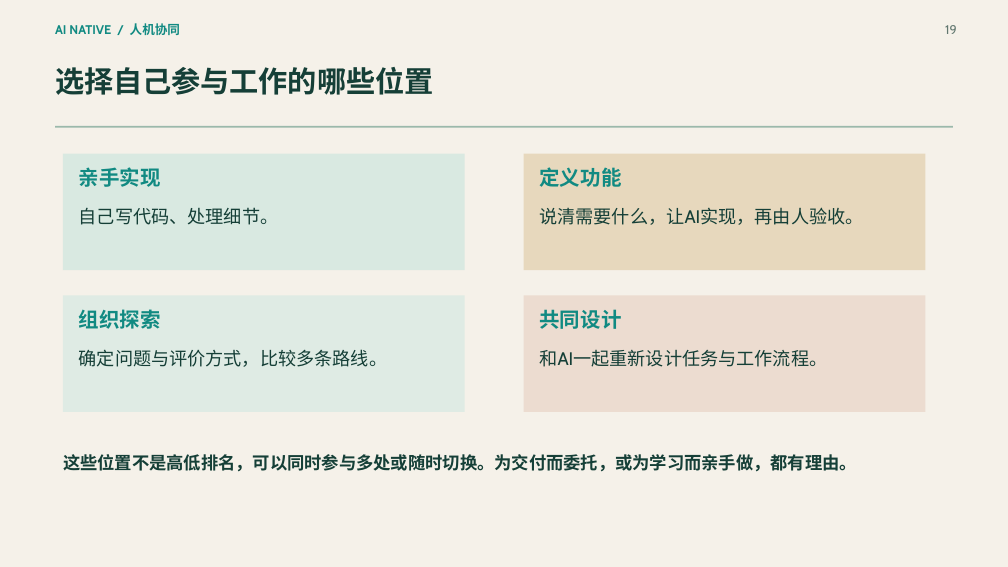
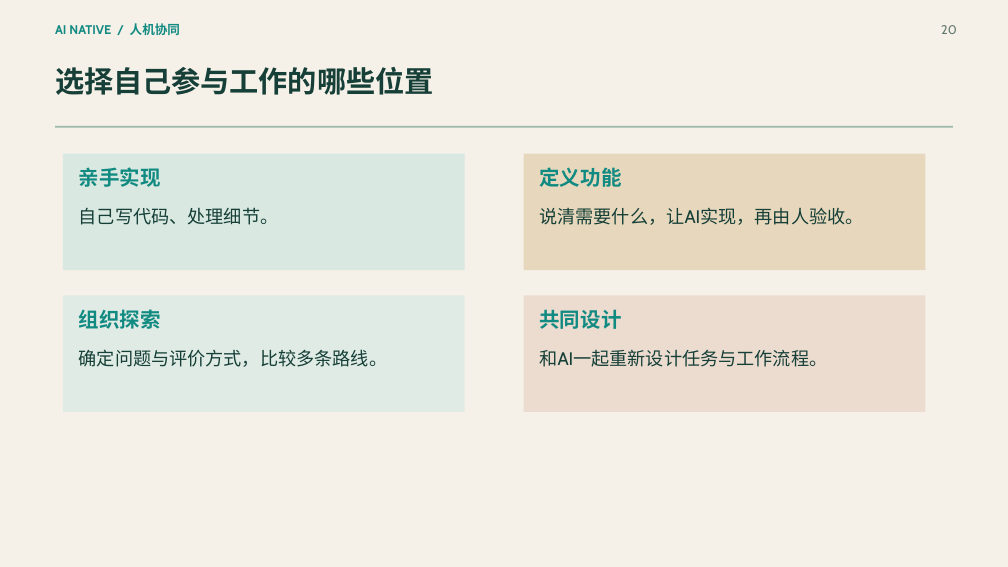
Before and after one commit to haoyanzhen/AIReports, a slide deck: slide 20 of AI native 人机协同与个人工作流｜主线重制版.pptx (slide 19 before the commit). Drawn at 1008x567 pixels with LibreOffice and Linux fonts; fonts in the diff are those of the drawing. Boxes give left, top, right and bottom in pixels: in the first picture for what was removed or moved away, otherwise in the second. Text is boxed around its words. In the diff, an @@ line names an element or a change of style, - is before the commit and + after.

```diff
--- a/AI native 人机协同与个人工作流｜主线重制版.pptx
+++ b/AI native 人机协同与个人工作流｜主线重制版.pptx
@@ text at bbox=[941, 25, 957, 34]: text changed @@
-19
+20
@@ text removed at bbox=[63, 454, 857, 472] @@
-这些位置不是高低排名，可以同时参与多处或随时切换。为交付而委托，或为学习而亲手做，都有理由。
```
Also in this commit, not shown: 15 other slides changed, 2 slides added, 1 slide removed.
